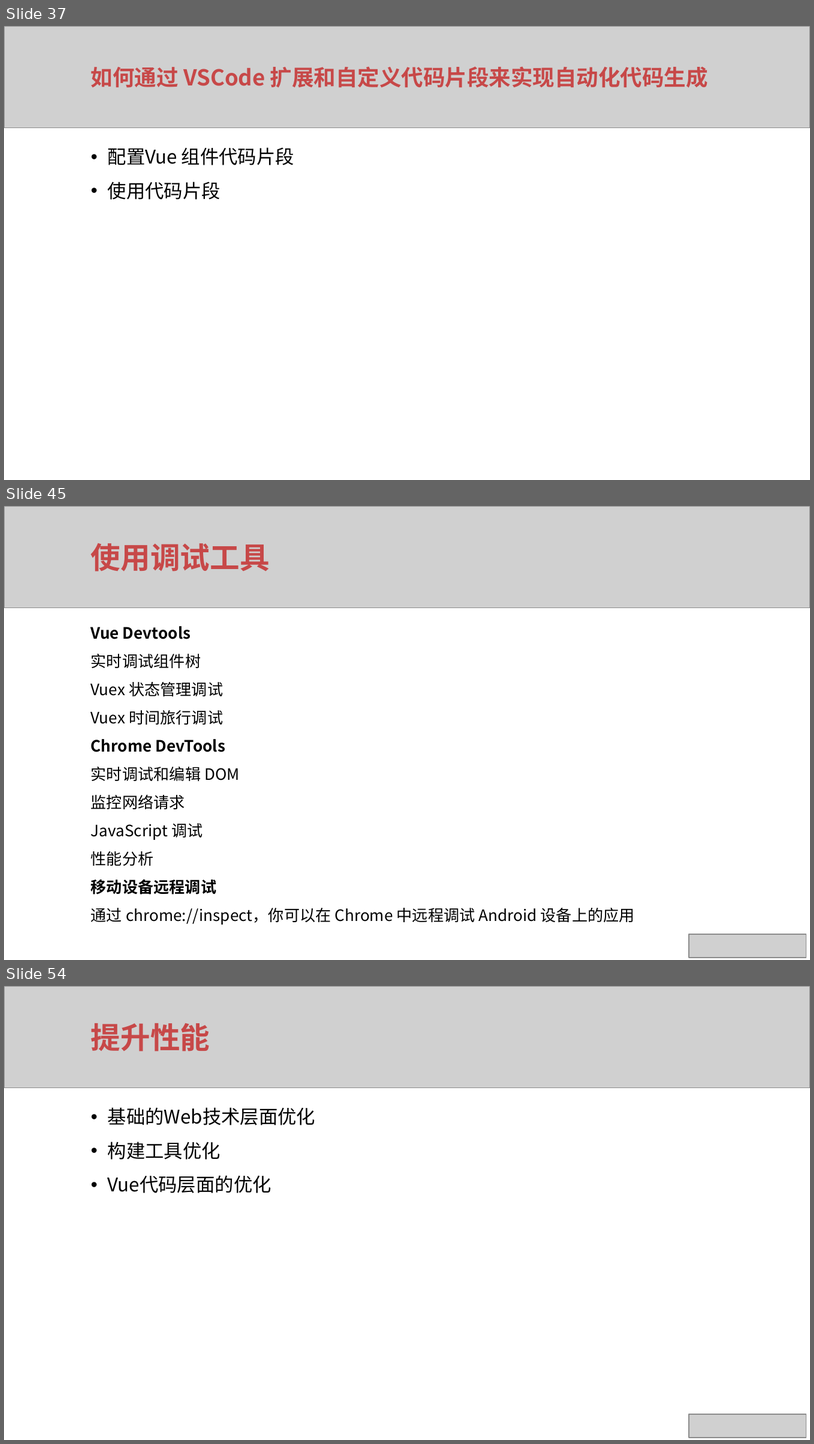
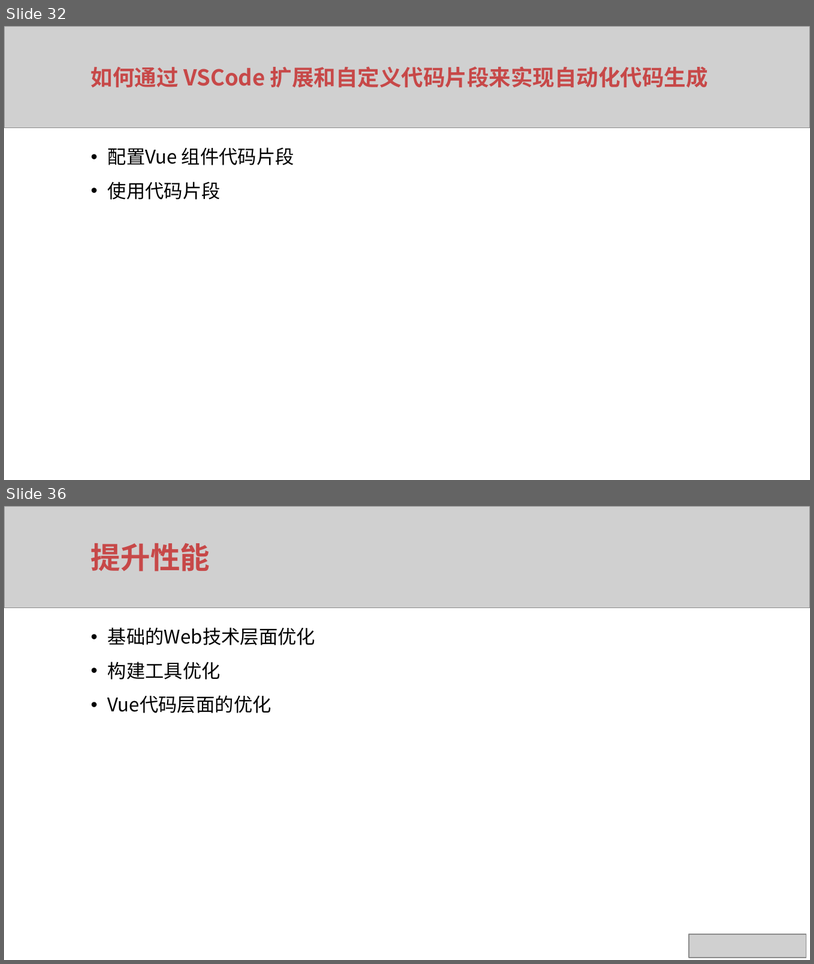
Before and after one commit to xuqunhai/python, a slide deck: 创课/ppt/ppt/Vue项目最佳实践.pptx. Shown one above the other, each under a label of ours: slides 37, 45 and 54 before the commit, slides 32 and 36 after it; the slides between them are not shown. The pictures are 814x1444 and 814x964 pixels, drawn with LibreOffice and Linux fonts; fonts in the diff are those of the drawing; grey boxes stand for pictures. Boxes give left, top, right and bottom in pixels: in the first picture for what was removed or moved away, otherwise in the second. Text is boxed around its words. In the diff, an @@ line names an element or a change of style, - is before the commit and + after.

```diff
--- a/创课/ppt/ppt/Vue项目最佳实践.pptx
+++ b/创课/ppt/ppt/Vue项目最佳实践.pptx
@@ slide 45 removed at [4,506,810,960], background #FFFFFF @@
@@ picture removed at [4,506,810,607] @@
@@ text removed at [91,543,270,571] @@
-使用调试工具
@@ text removed at [91,626,635,924] @@
-Vue Devtools
-实时调试组件树
-Vuex 状态管理调试
-Vuex 时间旅行调试
-Chrome DevTools
-实时调试和编辑 DOM
-监控网络请求
-JavaScript 调试
-性能分析
-移动设备远程调试
-通过 chrome://inspect，你可以在 Chrome 中远程调试 Android 设备上的应用
@@ picture removed at [689,934,806,958] @@
@@ what was slide 37 is now slide 32 @@
@@ what was slide 54 is now slide 36 @@
```
Also in this commit, not shown: 9 slides changed, 18 other slides removed, 4 other files.
